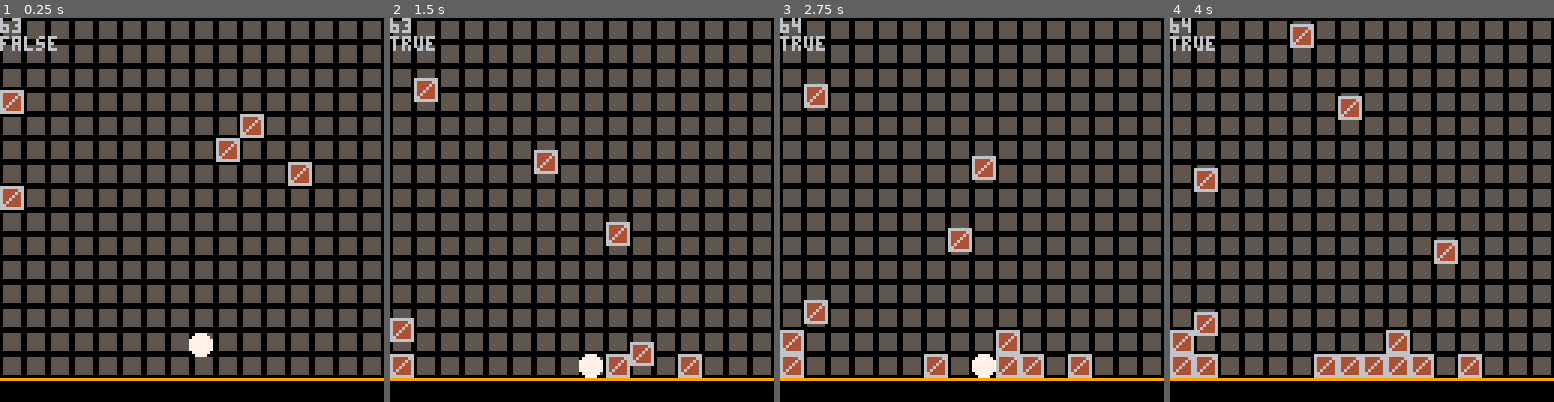
Above: before the commit, frames 1-4 (left to right).
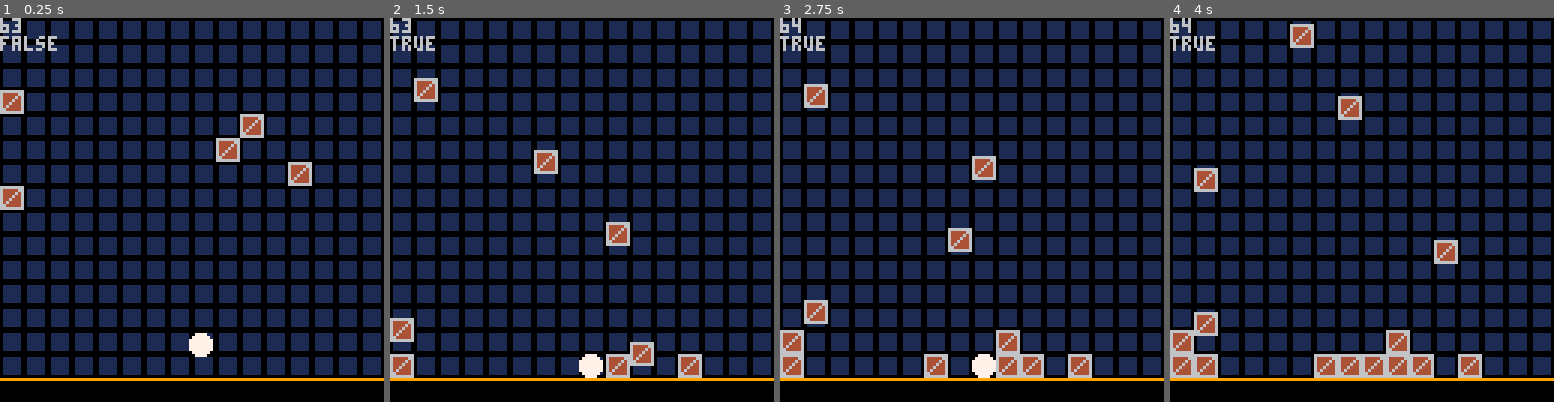
Above: after the commit, the same moments.

Repository: alstonStone/pico8_T-Jump
Game: PICO-8 cartridge t-jump.p8
Same seed, same stepped clock (60 frames per second), same inputs: the game is played once before the commit and once after it.
Inputs:
- Up to frame 1 (0.25 s): no input
- Up to frame 2 (1.5 s): tap X (X key) at 0.33, 1.07 s
- Up to frame 3 (2.75 s): hold Right 1.6-2.1 s; tap X (X key) at 1.85 s; hold Right from 2.47 s (still down)
- Up to frame 4 (4 s): tap X (X key) at 2.97 s; release Right at 3.03 s; hold Left 3.08-3.58 s

The runs differ from the first frame. In frame 1, 51% of the frame differs, in the area x 0-100%, y 0-93%; in frame 2, 51%; in frame 3, 50%; in frame 4, 49%.

Commit message:
Started outline for kill lin

Diff:
--- a/t-jump.p8
+++ b/t-jump.p8
@@ -298,15 +298,39 @@
 
 
 
+-->8
+--kill line---------------------------------------------------------------------
+
+function kl_init()
+	kl={}
+	kl.x1=0
+	kl.x2=120
+	kl.y=63
+
+end
+
+
+function kl_update()
+
+end
+
+
+function kl_draw()
+	spr(7,kl.x1,kl.y)
+	spr(8,kl.x2,kl.y)
+end
+
+
+
 __gfx__
-00000000007777000000000066666666999999996666666666666666000000000000000000000000000000000000000000000000000000000000000000000000
-00000000077777700555555064444466000000006644444444444466000000000000000000000000000000000000000000000000000000000000000000000000
-00700700777777770555555064444646000000006464444444444646000000000000000000000000000000000000000000000000000000000000000000000000
-00077000777777770555555064446446000000006446444444446446000000000000000000000000000000000000000000000000000000000000000000000000
-00077000777777770555555064464446000000006444644444464446000000000000000000000000000000000000000000000000000000000000000000000000
-00700700777777770555555064644446000000006444464444644446000000000000000000000000000000000000000000000000000000000000000000000000
-00000000077777700555555066444446000000006444446446444446000000000000000000000000000000000000000000000000000000000000000000000000
-00000000007777000000000066666666000000006444444664444446000000000000000000000000000000000000000000000000000000000000000000000000
+00000000007777000000000066666666999999996666666666666666550000000000005500000000000000000000000000000000000000000000000000000000
+00000000077777700111111064444466000000006644444444444466685500000000558600000000000000000000000000000000000000000000000000000000
+00700700777777770111111064444646000000006464444444444646686855500555868600000000000000000000000000000000000000000000000000000000
+00077000777777770111111064446446000000006446444444446446686868688686868600000000000000000000000000000000000000000000000000000000
+00077000777777770111111064464446000000006444644444464446686868688686868600000000000000000000000000000000000000000000000000000000
+00700700777777770111111064644446000000006444464444644446686855500555868600000000000000000000000000000000000000000000000000000000
+00000000077777700111111066444446000000006444446446444446685500000000558600000000000000000000000000000000000000000000000000000000
+00000000007777000000000066666666000000006444444664444446550000000000005500000000000000000000000000000000000000000000000000000000
 00000000000000000000000000000000000000006444444664444446000000000000000000000000000000000000000000000000000000000000000000000000
 00000000000000000000000000000000000000006444446446444446000000000000000000000000000000000000000000000000000000000000000000000000
 00000000000000000000000000000000000000006444464444644446000000000000000000000000000000000000000000000000000000000000000000000000
